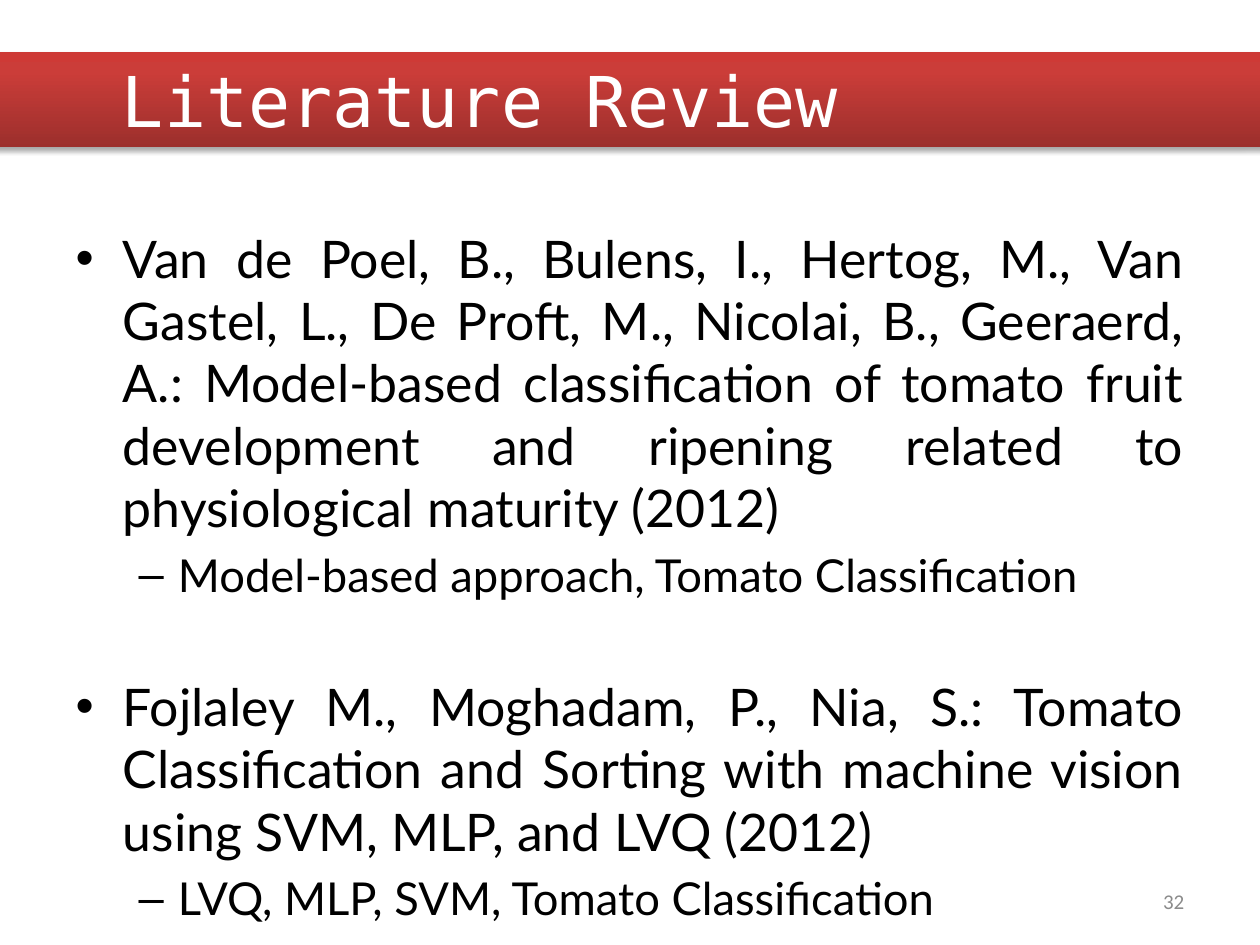
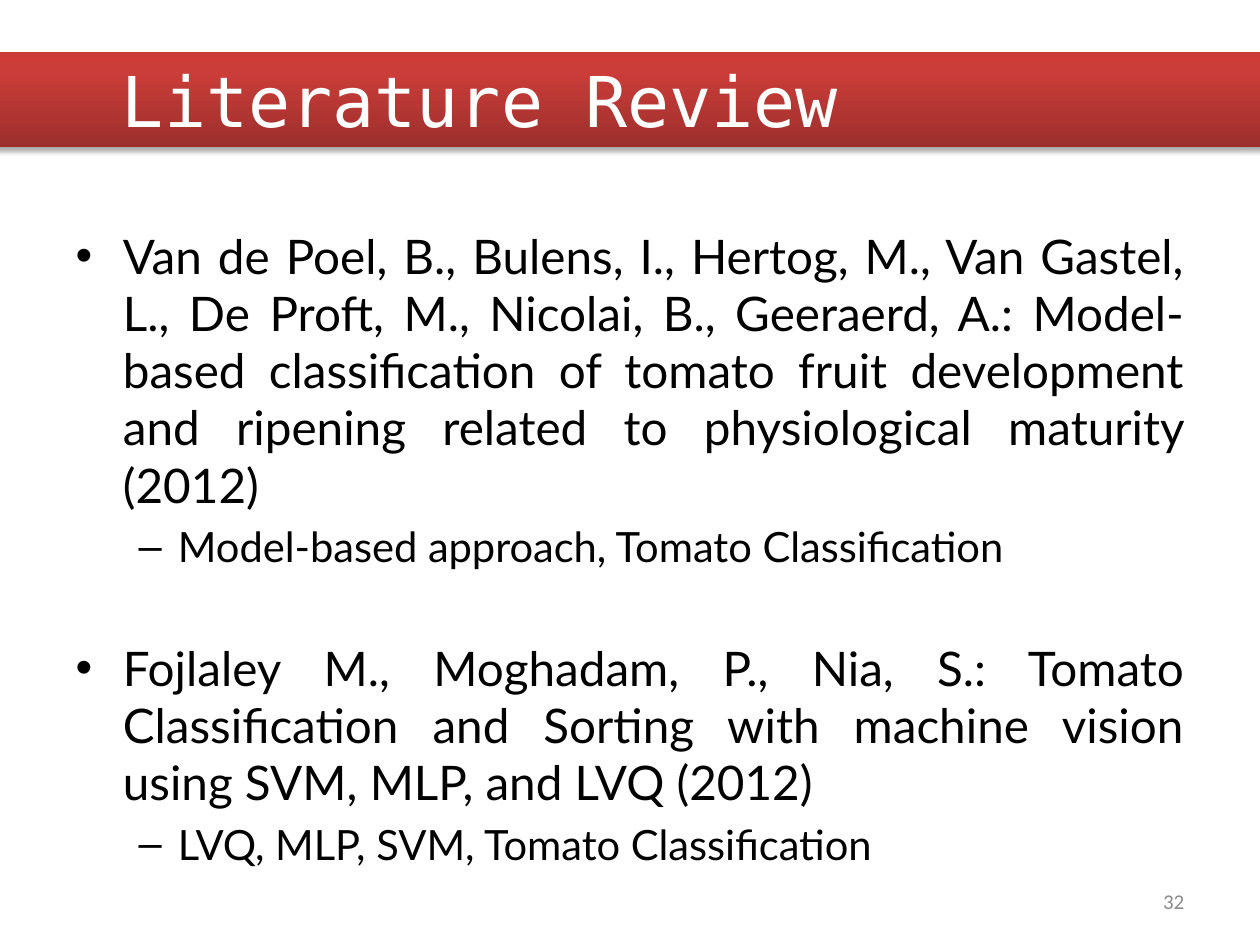
Before and after one commit to dorooobu/Tomato-Classification, a slide deck: slide 32 of Documents/First Presentation.pptx. Drawn at 1260x945 pixels with LibreOffice and Linux fonts; fonts in the diff are those of the drawing; background and template pictures are left out. Boxes give left, top, right and bottom in pixels: in the first picture for what was removed or moved away, otherwise in the second. Text is boxed around its words. In the diff, an @@ line names an element or a change of style, - is before the commit and + after.

```diff
--- a/Documents/First Presentation.pptx
+++ b/Documents/First Presentation.pptx
@@ text "Van de Poel, B., Bulens, ..." at [123,239,1185,867]: size 29.6 to 27.2 pt in "Van de Poel, B., Bulens, I., Hertog, ...", "Fojlaley M., Moghadam, P., Nia, S.: Tomato ..."; size 25.9 to 23.8 pt in "Model-based approach, Tomato Classification", "LVQ, MLP, SVM, Tomato Classification" @@
```
Also in this commit, not shown: 3 other slides changed, 1 other file.
